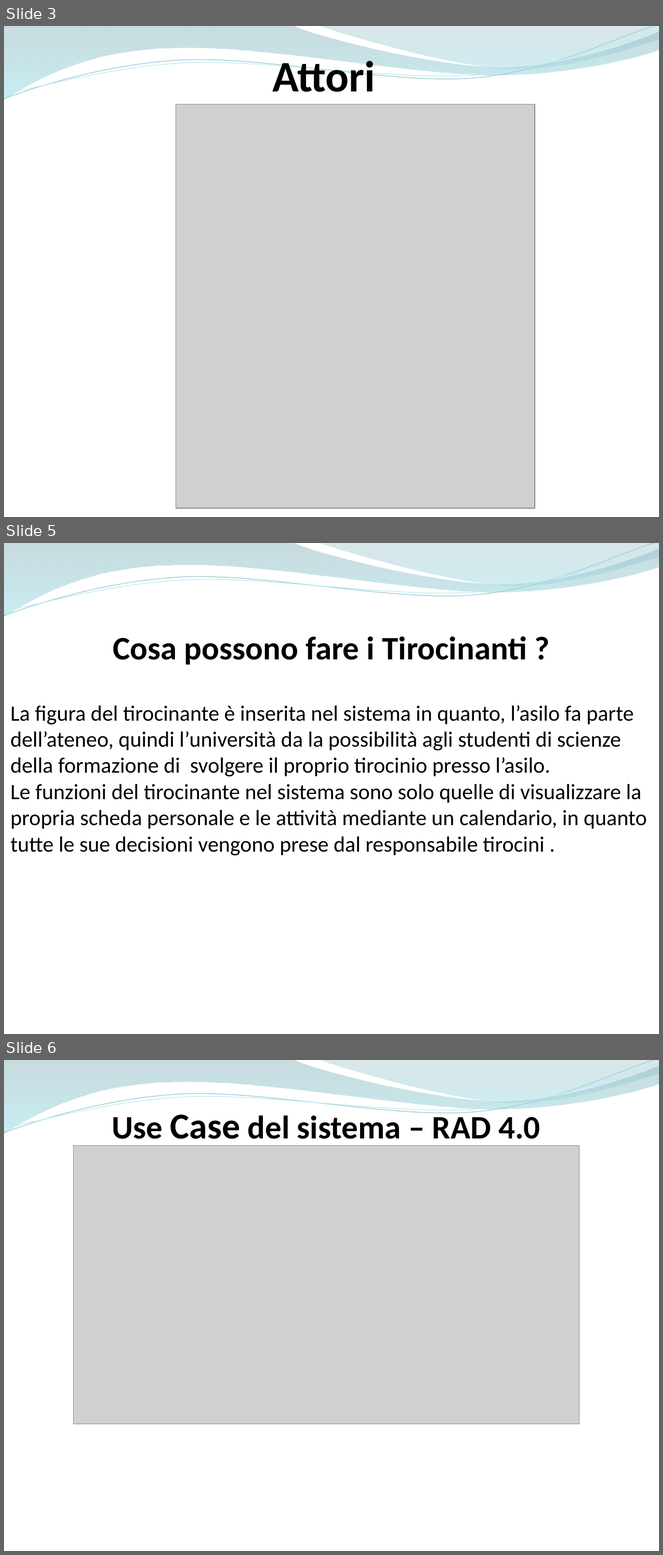
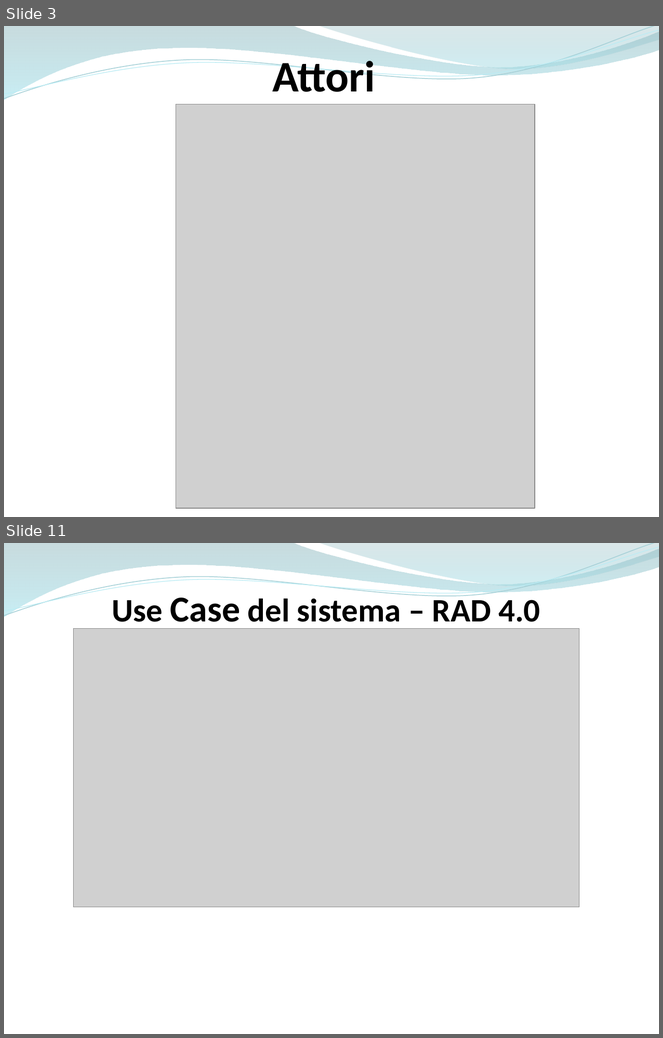
Before and after one commit to ammirate/at-silo, a slide deck: Presentazione/Atsilo2/Durante/Atsilo_M_PresentazioneFinale.pptx. Shown one above the other, each under a label of ours: slides 3, 5 and 6 before the commit, slides 3 and 11 after it; the slides between them are not shown. The pictures are 663x1555 and 663x1038 pixels, drawn with LibreOffice and Linux fonts; fonts in the diff are those of the drawing; grey boxes stand for pictures. Boxes give left, top, right and bottom in pixels: in the first picture for what was removed or moved away, otherwise in the second. Text is boxed around its words. In the diff, an @@ line names an element or a change of style, - is before the commit and + after.

```diff
--- a/Presentazione/Atsilo2/Durante/Atsilo_M_PresentazioneFinale.pptx
+++ b/Presentazione/Atsilo2/Durante/Atsilo_M_PresentazioneFinale.pptx
@@ slide 5 removed at (x1=4, y1=543, x2=659, y2=1034), background #FFFFFF; not listed: 4 template elements that a slide beside it also shows @@
@@ text removed at (x1=113, y1=636, x2=528, y2=665) @@
-Cosa possono fare i Tirocinanti ?
@@ text removed at (x1=10, y1=705, x2=647, y2=856) @@
-La figura del tirocinante è inserita nel sistema in quanto, l’asilo fa parte dell’ateneo, quindi l’università da la possibilità agli studenti di scienze della formazione di svolgere il proprio tirocinio presso l’asilo.
-Le funzioni del tirocinante nel sistema sono solo quelle di visualizzare la propria scheda personale e le attività mediante un calendario, in quanto tutte le sue decisioni vengono prese dal responsabile tirocini .
@@ what was slide 6 is now slide 11 @@
```
Also in this commit, not shown: 4 slides changed, 3 slides added, 1 other slide removed.
